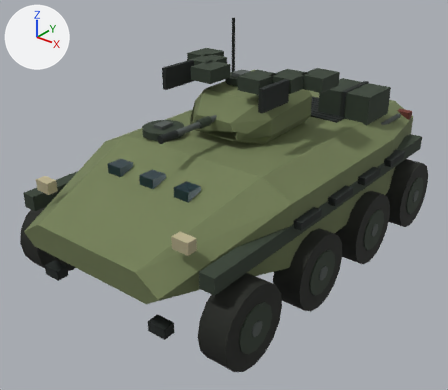
A saved change to the glTF model public/models/art/russia/apc.glb.
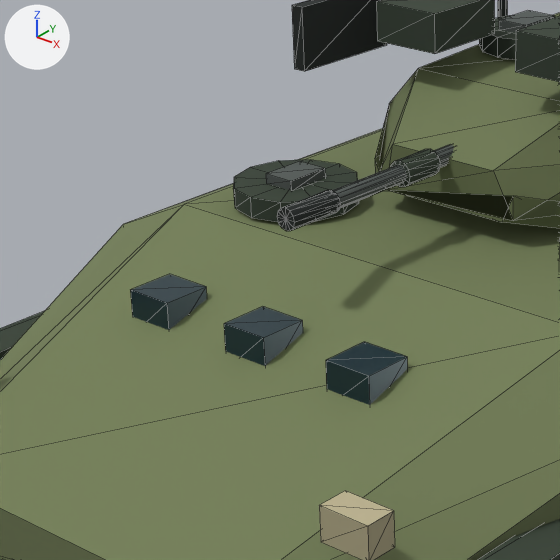
Each version is shown whole from a camera (50 mm lens) standing at (4.36, -5.84, 4.23) and looking at (-0.04, -0.34, 0.82), then close up on the part from 14% to 56% of the width and 17% to 65% of the height. The axes (+X, +Y, +Z) are drawn at upper left. The lights are the same throughout. The first two pictures are the older version. The close-ups show mesh edges as thin lines. Where no turn or scale is listed for an object, it has been applied to the vertices. Vertices at exactly the same position are counted once.

The first close-up shows 'armor', 'armor.001', 'equipment', 'equipment.001', 'equipment.002', 'glass'.
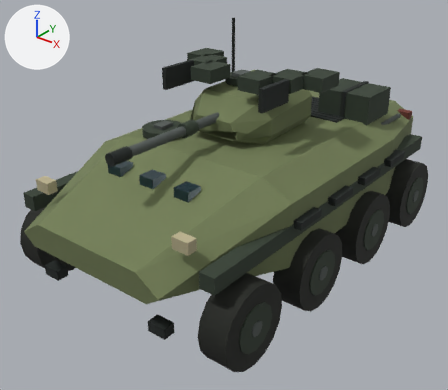
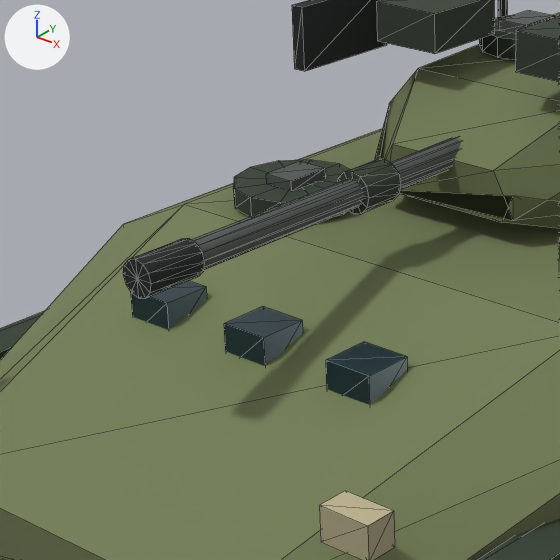
Where the change shows, as pixel boxes (x1, y1, x2, y2) in the close-ups (560 x 560 px; the box of a moved part takes in the faces that stretch with it):
'equipment', reshaped (90% wider, 86% taller)
    before: (277, 145, 454, 231)
    after: (123, 137, 461, 298)
part 1 of me_mesh_0, moved or reshaped
    before: (390, 149, 441, 187)
    after: (337, 159, 401, 214)
part 2 of me_mesh_0, moved or reshaped
    before: (277, 190, 341, 231)
    after: (123, 238, 205, 298)
part 3 of me_mesh_0, moved or reshaped
    before: (332, 145, 454, 208)
    after: (191, 137, 461, 269)

What the commit changed:
me_mesh_0 is used by ob_equipment; location (0.0, -0.4, 1.9).
me_mesh_0 had 78 vertices, 144 faces and spanned x -0.052..0.052, y -1.07..0.0, z -0.052..0.052.
me_mesh_0 now has 78 vertices, 144 faces and spans x -0.083..0.083, y -1.77..0.0, z -0.083..0.083.
me_mesh_0 part 1: the loose piece of 26 vertices spanning x -0.052..0.052, y -0.451..-0.271, z -0.052..0.052 is scaled about its middle by (1.57, 1, 1.57), then moved by (0.0, -0.266, 0.0).
me_mesh_0 part 2: the loose piece of 26 vertices spanning x -0.044..0.044, y -1.07..-0.83, z -0.044..0.044 is scaled about its middle by (1.57, 1, 1.57), then moved by (0.0, -0.7, 0.0).
Part 3, on me_mesh_0:
Vertex 0 of me_mesh_0 moves from (0.0, -0.95, -0.035) to (0.0, -1.65, -0.055).
Vertex 1 of me_mesh_0 moves from (0.0, 0.0, -0.035) to (0.0, 0.0, -0.055).
Vertex 2 of me_mesh_0 moves from (0.018, -0.95, -0.03) to (0.027, -1.65, -0.048).
Vertex 3 of me_mesh_0 moves from (0.018, 0.0, -0.03) to (0.027, 0.0, -0.048).
Vertex 4 of me_mesh_0 moves from (0.03, -0.95, -0.018) to (0.048, -1.65, -0.027).
Vertex 5 of me_mesh_0 moves from (0.03, 0.0, -0.018) to (0.048, 0.0, -0.027).
Vertex 6 of me_mesh_0 moves from (0.035, -0.95, 0.0) at pixel (316, 212) to (0.055, -1.65, 0.0).
Vertex 7 of me_mesh_0 moves from (0.035, 0.0, 0.0) to (0.055, 0.0, 0.0).
Vertex 8 of me_mesh_0 moves from (0.03, -0.95, 0.018) to (0.048, -1.65, 0.027).
Vertex 9 of me_mesh_0 moves from (0.03, 0.0, 0.018) to (0.048, 0.0, 0.027).
Vertex 10 of me_mesh_0 moves from (0.018, -0.95, 0.03) to (0.027, -1.65, 0.048).
Vertex 11 of me_mesh_0 moves from (0.018, 0.0, 0.03) to (0.027, 0.0, 0.048).
Vertex 12 of me_mesh_0 moves from (0.0, -0.95, 0.035) to (0.0, -1.65, 0.055).
Vertex 13 of me_mesh_0 moves from (0.0, 0.0, 0.035) to (0.0, 0.0, 0.055).
Vertex 14 of me_mesh_0 moves from (-0.018, -0.95, 0.03) to (-0.027, -1.65, 0.048).
Vertex 15 of me_mesh_0 moves from (-0.018, 0.0, 0.03) to (-0.027, 0.0, 0.048).
Vertex 16 of me_mesh_0 moves from (-0.03, -0.95, 0.018) to (-0.048, -1.65, 0.027).
Vertex 17 of me_mesh_0 moves from (-0.03, 0.0, 0.018) to (-0.048, 0.0, 0.027).
Vertex 18 of me_mesh_0 moves from (-0.035, -0.95, 0.0) to (-0.055, -1.65, 0.0).
Vertex 19 of me_mesh_0 moves from (-0.035, 0.0, 0.0) to (-0.055, 0.0, 0.0).
Vertex 20 of me_mesh_0 moves from (-0.03, -0.95, -0.018) to (-0.048, -1.65, -0.027).
Vertex 21 of me_mesh_0 moves from (-0.03, 0.0, -0.018) to (-0.048, 0.0, -0.027).
Vertex 22 of me_mesh_0 moves from (-0.018, -0.95, -0.03) to (-0.027, -1.65, -0.048).
Vertex 23 of me_mesh_0 moves from (-0.018, 0.0, -0.03) to (-0.027, 0.0, -0.048).
Vertex 24 of me_mesh_0 moves from (0.0, -0.95, 0.0) to (0.0, -1.65, 0.0).
